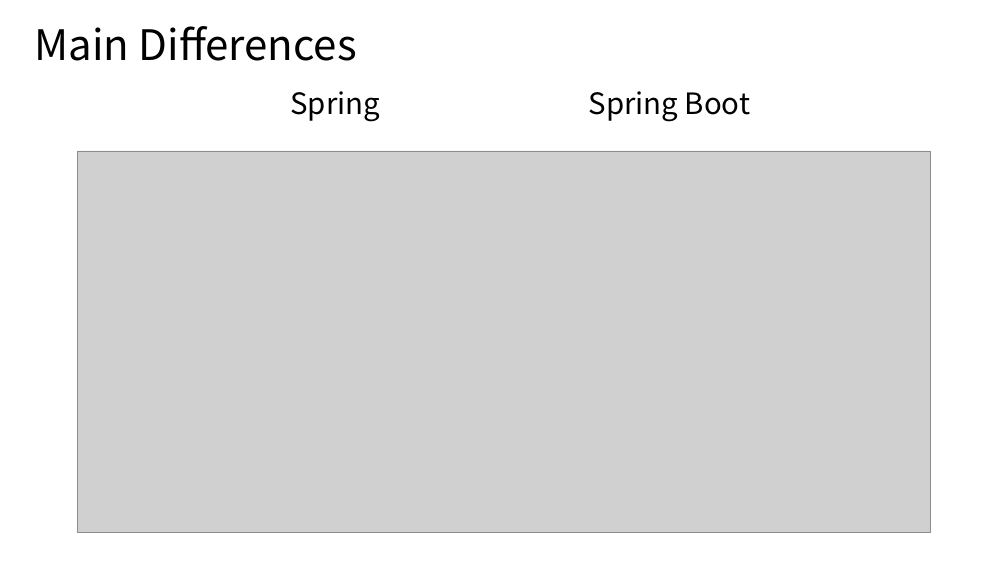
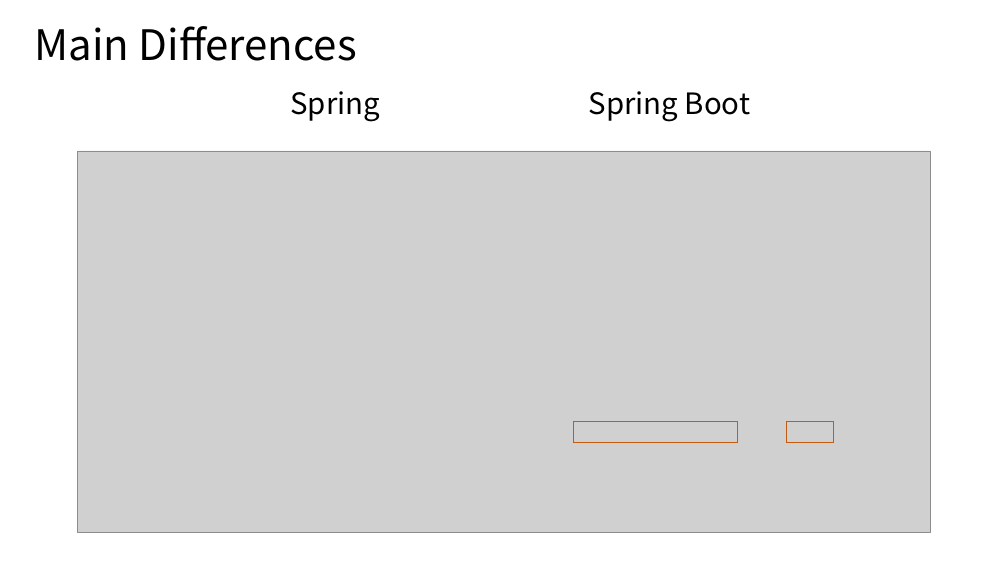
Before and after one commit to McLight-Note/Web-Server-Programming, a slide deck: slide 16 of Class_Presentation.pptx (slide 15 before the commit). Drawn at 1008x567 pixels with LibreOffice and Linux fonts; fonts in the diff are those of the drawing; grey boxes stand for pictures. Boxes give left, top, right and bottom in pixels: in the first picture for what was removed or moved away, otherwise in the second. Text is boxed around its words. In the diff, an @@ line names an element or a change of style, - is before the commit and + after.

```diff
--- a/Class_Presentation.pptx
+++ b/Class_Presentation.pptx
@@ rectangle added at [573,421,738,442], outline #C55A11 1 pt @@
@@ rectangle added at [786,421,834,442], outline #C55A11 1 pt @@
```
Also in this commit, not shown: 1 other slide changed, 1 slide added.
